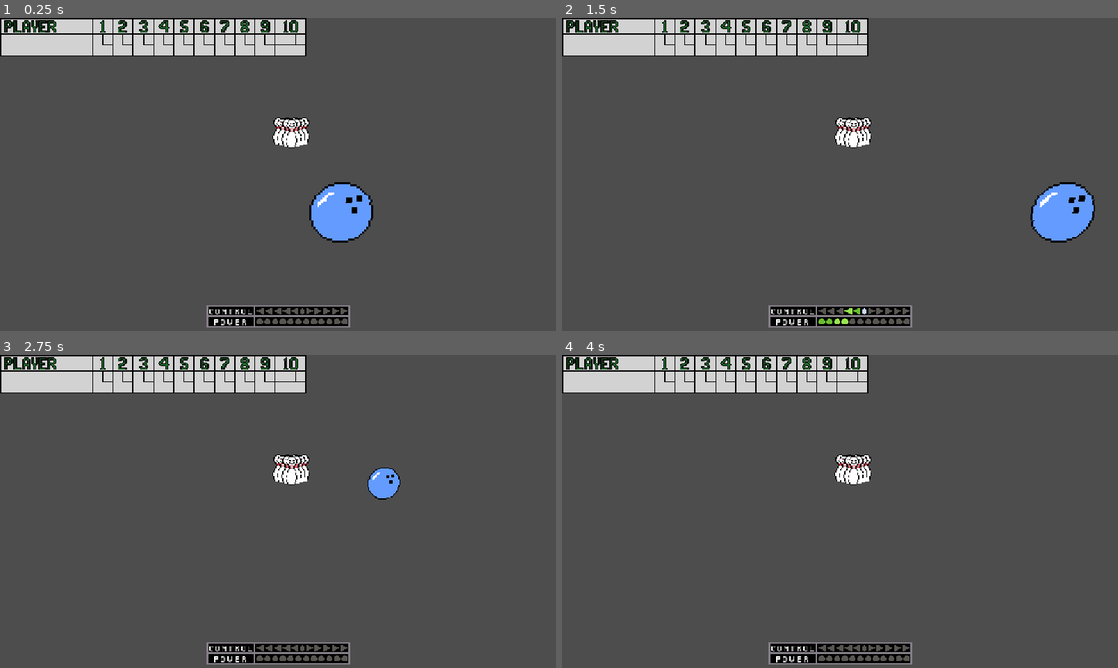
Above: before the commit, frames 1-4 (two rows, left to right).
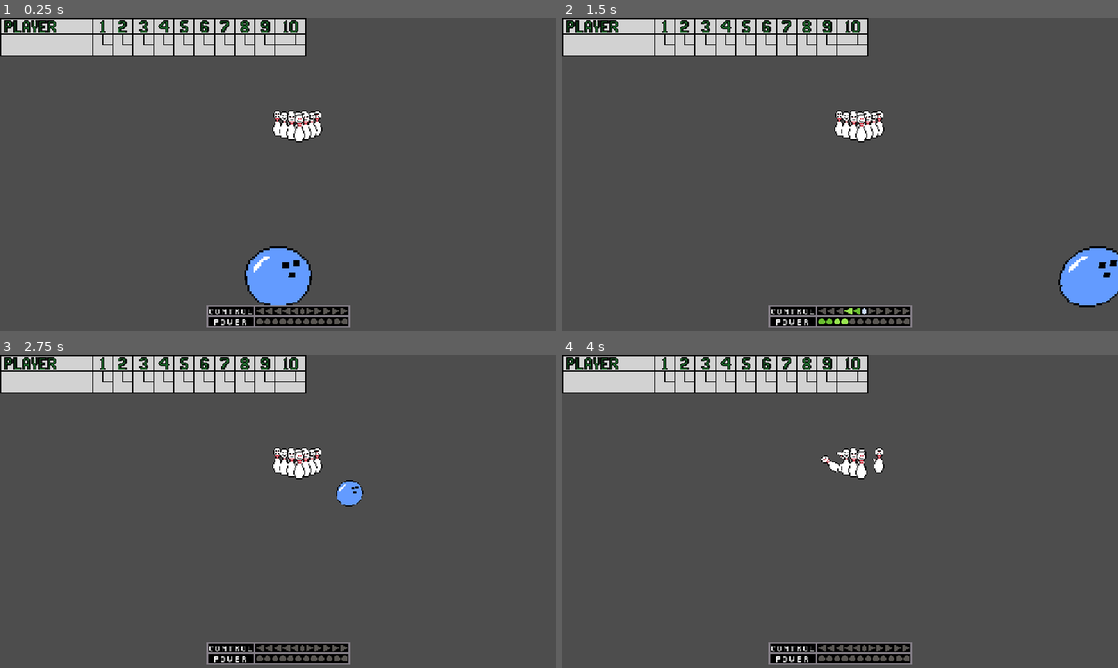
Above: after the commit, the same moments.

Repository: ItsMikeyy/bowling
Game: Godot game, scene res://Scenes/Game/game.tscn
The game is run twice, just before and just after one commit, with the same random seed, the same clock (stepped at 60 frames per second) and the same inputs.
Inputs (mouse positions are in pixels of both pictures, inside the frame that each line leads up to):
- Up to frame 1 (0.25 s): no input
- Up to frame 2 (1.5 s): tap Enter at 0.5 s; move the mouse to (962, 158) at 0.52 s; hold D (RIGHT) 0.53-1.28 s; tap Space (CONFIRM) at 0.6, 1.35 s; click (962, 158) at 0.67 s; move the mouse to (728, 190) at 1.27 s; hold A (LEFT) from 1.28 s (still down)
- Up to frame 3 (2.75 s): tap Space (CONFIRM) at 2, 2.3 s; move the mouse to (333, 442) at 2.02 s; release A (LEFT) at 2.03 s; hold D (RIGHT) from 2.03 s (still down); hold Shift (TEST) from 2.03 s (still down)
- Up to frame 4 (4 s): move the mouse to (812, 574) at 2.77 s; release Shift (TEST) at 2.78 s; tap Space (CONFIRM) at 2.85, 3.6 s; click (812, 574) at 2.92 s; move the mouse to (1006, 558) at 3.52 s; release D (RIGHT) at 3.53 s; hold A (LEFT) from 3.53 s (still down)

The runs differ from the first frame. In frame 1, 4.3% of the frame differs, in the area x 44-68%, y 29-92%; in frame 2, 4.1%; in frame 3, 1.5%; in frame 4, 0.7%.

Commit message:
work on ball movement / refactoring

Diff:
--- /dev/null
+++ b/Scenes/Ball/Balls/ExplodeBall.tscn
@@ -0,0 +1,3 @@
+[gd_scene format=3 uid="uid://ds1ydsph7nrxu"]
+
+[node name="ExplodeBall" type="Node2D"]
--- a/Scenes/Ball/ball.gd
+++ b/Scenes/Ball/ball.gd
@@ -19,9 +19,8 @@
 	ball_sprite.animation = "rest"
 	control_bar = get_node("../../UI/MainGameUI/MarginContainer/VBoxContainer/ControlBar")
 	power_bar = get_node("../../UI/MainGameUI/MarginContainer/VBoxContainer/PowerBar")
-	print(control_bar)
+
 func _physics_process(delta: float) -> void:
-
 	if is_moving:
 		move_ball(delta)
 	elif is_aiming:
@@ -34,6 +33,7 @@
 
 
 func move_ball(delta: float) -> void:
+	#Moving ball left/right with A/D or LEFT/RIGHT
 	var direction: float = Input.get_axis("LEFT", "RIGHT")
 	linear_velocity = Vector3(direction * MOVE_SPEED, 0.0, 0.0) * delta
 	if Input.is_action_just_pressed("CONFIRM"):
@@ -42,6 +42,7 @@
 		control_bar.set_active_animation()
 
 func aim_ball() -> void:
+	#Aim ball with with control bar
 	if Input.is_action_just_pressed("CONFIRM"):
 		is_aiming = false
 		is_charging = true
@@ -50,6 +51,7 @@
 		power_bar.set_active_animation()
 
 func charge_ball() -> void:
+	#charge shot with power bar
 	if Input.is_action_just_pressed("CONFIRM"):
 		is_charging = false
 		has_thrown = true
@@ -58,6 +60,8 @@
 		control_bar.set_rest_animation()
 
 func throw_ball(delta: float) -> void:
+	#launch ball
 	linear_velocity = Vector3(horizontal_power,0,power) * delta
+	#ball_sprite.sprite_frames.set_animation_speed("throw-", )
 	ball_sprite.animation = "throw"
 	ball_sprite.play()
--- a/Scenes/Ball/ball.tscn
+++ b/Scenes/Ball/ball.tscn
@@ -17,8 +17,6 @@
 
 [sub_resource type="PhysicsMaterial" id="PhysicsMaterial_1rrwo"]
 friction = 0.5
-bounce = 0.1
-absorbent = true
 
 [sub_resource type="SpriteFrames" id="SpriteFrames_lbwdc"]
 animations = [{
--- a/Scenes/ControlBar/ControlBar.gd
+++ b/Scenes/ControlBar/ControlBar.gd
@@ -2,7 +2,7 @@
 
 @onready var control_bar_sprite: AnimatedSprite2D = $AnimatedSprite2D
 
-
+const DIRECTION_SPEED: float = 30.0
 # Called when the node enters the scene tree for the first time.
 func _ready() -> void:
 	set_rest_animation()
@@ -17,17 +17,16 @@
 	control_bar_sprite.play()
 
 func pause_active_animation() -> int:
-	const DIRECTION_SPEED: float = 10.0
 	control_bar_sprite.pause()
 	var frame: int = control_bar_sprite.frame
 
-	if frame == 0:
+	if frame == 0:	#Throw straight
 		return 0
-	elif frame >= 1 and frame < 6:
+	elif frame >= 1 and frame < 6: #Throw Left
 		return -(DIRECTION_SPEED * frame)
-	elif frame >= 6 and frame < 10:
+	elif frame >= 6 and frame < 10: #Throw Left
 		return -(11 - frame) * DIRECTION_SPEED
-	elif frame >= 11 and frame < 16:
+	elif frame >= 11 and frame < 16: #Throw Right
 		return (frame - 10) * DIRECTION_SPEED
-	else:
+	else: #Throw Right
 		return (20 - frame)
--- a/Scenes/ControlBar/ControlBar.tscn
+++ b/Scenes/ControlBar/ControlBar.tscn
@@ -89,7 +89,7 @@
 }],
 "loop": true,
 "name": &"active",
-"speed": 3.0
+"speed": 30.0
 }, {
 "frames": [{
 "duration": 1.0,
--- a/Scenes/Game/Game.gd
+++ b/Scenes/Game/Game.gd
@@ -34,9 +34,11 @@
 
 func spawn_ball() -> void:
 	#Create ball node and assign its position to BallSpawn
-	var ball := BALL.instantiate()
+	var ball :Ball = BALL.instantiate()
 	ball.position = ball_spawn.position
 	ball_spawn.add_child(ball)
+	ball.ball_sprite.scale = Vector3(2,2,2)
+
 
 
 func setup_pin_spawns() -> void:
--- a/Scenes/Game/game.tscn
+++ b/Scenes/Game/game.tscn
@@ -1,6 +1,7 @@
-[gd_scene load_steps=6 format=3 uid="uid://cmir1tdbvtdjw"]
+[gd_scene load_steps=7 format=3 uid="uid://cmir1tdbvtdjw"]
 
 [ext_resource type="Script" uid="uid://bihx4oes013g8" path="res://Scenes/Game/Game.gd" id="1_y3kpf"]
+[ext_resource type="PackedScene" uid="uid://yon4pv4l64ga" path="res://Scenes/PinSpawns/PinSpawns.tscn" id="3_flgk0"]
 [ext_resource type="PackedScene" uid="uid://2t7kuvebemtb" path="res://Scenes/Esc/esc_menu.tscn" id="4_i1e5p"]
 [ext_resource type="PackedScene" uid="uid://dx0xpy3tv3eu2" path="res://Scenes/Ground/Ground.tscn" id="4_ln2h6"]
 [ext_resource type="PackedScene" uid="uid://cg7xrumumctl0" path="res://Scenes/KillZone/KillZone.tscn" id="4_y3kpf"]
@@ -14,49 +15,19 @@
 fov = 44.5
 
 [node name="Ground" parent="." instance=ExtResource("4_ln2h6")]
-transform = Transform3D(1, 0, 0, 0, 1, 0, 0, 0, 1, 31.98, -10.133, 0)
+transform = Transform3D(1, 0, 0, 0, 1, 0, 0, 0, 1, 31.98, -10, 0)
 
 [node name="Timer" type="Timer" parent="."]
 wait_time = 4.0
 one_shot = true
 
-[node name="PinSpawns" type="Node" parent="."]
-
-[node name="Pin0Spawn" type="Marker3D" parent="PinSpawns"]
-transform = Transform3D(1, 0, 0, 0, 1, 0, 0, 0, 1, 0.45, -10, -5.51393)
-
-[node name="Pin1Spawn" type="Marker3D" parent="PinSpawns"]
-transform = Transform3D(1, 0, 0, 0, 1, 0, 0, 0, 1, 0.3, -10, -5.71393)
-
-[node name="Pin2Spawn" type="Marker3D" parent="PinSpawns"]
-transform = Transform3D(1, 0, 0, 0, 1, 0, 0, 0, 1, 0.6, -10, -5.71393)
-
-[node name="Pin3Spawn" type="Marker3D" parent="PinSpawns"]
-transform = Transform3D(1, 0, 0, 0, 1, 0, 0, 0, 1, 0.15, -10, -5.91393)
-
-[node name="Pin4Spawn" type="Marker3D" parent="PinSpawns"]
-transform = Transform3D(1, 0, 0, 0, 1, 0, 0, 0, 1, 0.45, -10, -5.91393)
-
-[node name="Pin5Spawn" type="Marker3D" parent="PinSpawns"]
-transform = Transform3D(1, 0, 0, 0, 1, 0, 0, 0, 1, 0.75, -10, -5.91393)
-
-[node name="Pin6Spawn" type="Marker3D" parent="PinSpawns"]
-transform = Transform3D(1, 0, 0, 0, 1, 0, 0, 0, 1, 0, -10, -6.11393)
-
-[node name="Pin7Spawn" type="Marker3D" parent="PinSpawns"]
-transform = Transform3D(1, 0, 0, 0, 1, 0, 0, 0, 1, 0.3, -10, -6.11393)
-
-[node name="Pin8Spawn" type="Marker3D" parent="PinSpawns"]
-transform = Transform3D(1, 0, 0, 0, 1, 0, 0, 0, 1, 0.6, -10, -6.11393)
-
-[node name="Pin9Spawn" type="Marker3D" parent="PinSpawns"]
-transform = Transform3D(1, 0, 0, 0, 1, 0, 0, 0, 1, 0.9, -10, -6.11393)
+[node name="PinSpawns" parent="." instance=ExtResource("3_flgk0")]
 
 [node name="KillZone" parent="." instance=ExtResource("4_y3kpf")]
-transform = Transform3D(1, 0, 0, 0, 1, 0, 0, 0, 1, 0, 0, -6.42286)
+transform = Transform3D(1, 0, 0, 0, 1, 0, 0, 0, 1, 0, 0, -7.82251)
 
 [node name="BallSpawn" type="Marker3D" parent="."]
-transform = Transform3D(1, 0, 0, 0, 1, 0, 0, 0, 1, 0.475727, -10, 0.884594)
+transform = Transform3D(1, 0, 0, 0, 1, 0, 0, 0, 1, 0, -10, 1.96477)
 
 [node name="EscMenu" parent="." instance=ExtResource("4_i1e5p")]
 
--- a/Scenes/Pin/pin.gd
+++ b/Scenes/Pin/pin.gd
@@ -3,8 +3,11 @@
 
 var fallen = false
 
+func _ready():
+	axis_lock_angular_y = true
+
 #Check if pin has fallen
 func _on_knock_detection_body_entered(body: Node3D) -> void:
-	if body.name == "Ground":
+	if body.name == "Ground" and not fallen:
 		fallen = true
 		SignalHandler.pin_knock.emit(name)
--- a/Scenes/Pin/pin.tscn
+++ b/Scenes/Pin/pin.tscn
@@ -22,7 +22,7 @@
 [node name="Pin" type="RigidBody3D"]
 collision_layer = 2
 collision_mask = 7
-mass = 0.2
+mass = 0.5
 physics_material_override = SubResource("PhysicsMaterial_rejyg")
 center_of_mass_mode = 1
 contact_monitor = true
--- /dev/null
+++ b/Scenes/PinSpawns/PinSpawns.tscn
@@ -0,0 +1,33 @@
+[gd_scene format=3 uid="uid://yon4pv4l64ga"]
+
+[node name="PinSpawns" type="Node"]
+
+[node name="Pin0Spawn" type="Marker3D" parent="."]
+transform = Transform3D(1, -0.000451968, 0.000588084, 0.000452213, 1, -0.000425627, -0.000587895, 0.000425887, 1, 0.724192, -10.0004, -5.83388)
+
+[node name="Pin1Spawn" type="Marker3D" parent="."]
+transform = Transform3D(1, -0.000451968, 0.000588084, 0.000452213, 1, -0.000425627, -0.000587895, 0.000425887, 1, 0.473898, -10.0003, -6.33374)
+
+[node name="Pin2Spawn" type="Marker3D" parent="."]
+transform = Transform3D(1, -0.000451968, 0.000588084, 0.000452213, 1, -0.000425627, -0.000587895, 0.000425887, 1, 0.973898, -10.0001, -6.33403)
+
+[node name="Pin3Spawn" type="Marker3D" parent="."]
+transform = Transform3D(1, -0.000451968, 0.000588084, 0.000452213, 1, -0.000425627, -0.000587895, 0.000425887, 1, 0.223604, -10.0002, -6.83359)
+
+[node name="Pin4Spawn" type="Marker3D" parent="."]
+transform = Transform3D(1, -0.000451968, 0.000588084, 0.000452213, 1, -0.000425627, -0.000587895, 0.000425887, 1, 0.723604, -10, -6.83388)
+
+[node name="Pin5Spawn" type="Marker3D" parent="."]
+transform = Transform3D(1, -0.000451968, 0.000588084, 0.000452213, 1, -0.000425627, -0.000587895, 0.000425887, 1, 1.2236, -9.99977, -6.83418)
+
+[node name="Pin6Spawn" type="Marker3D" parent="."]
+transform = Transform3D(1, -0.000451968, 0.000588084, 0.000452213, 1, -0.000425627, -0.000587895, 0.000425887, 1, -0.0266901, -10.0001, -7.33344)
+
+[node name="Pin7Spawn" type="Marker3D" parent="."]
+transform = Transform3D(1, -0.000451968, 0.000588084, 0.000452213, 1, -0.000425627, -0.000587895, 0.000425887, 1, 0.47331, -9.9999, -7.33374)
+
+[node name="Pin8Spawn" type="Marker3D" parent="."]
+transform = Transform3D(1, -0.000451968, 0.000588084, 0.000452213, 1, -0.000425627, -0.000587895, 0.000425887, 1, 0.97331, -9.99967, -7.33403)
+
+[node name="Pin9Spawn" type="Marker3D" parent="."]
+transform = Transform3D(1, -0.000451968, 0.000588084, 0.000452213, 1, -0.000425627, -0.000587895, 0.000425887, 1, 1.47331, -9.99945, -7.33432)
